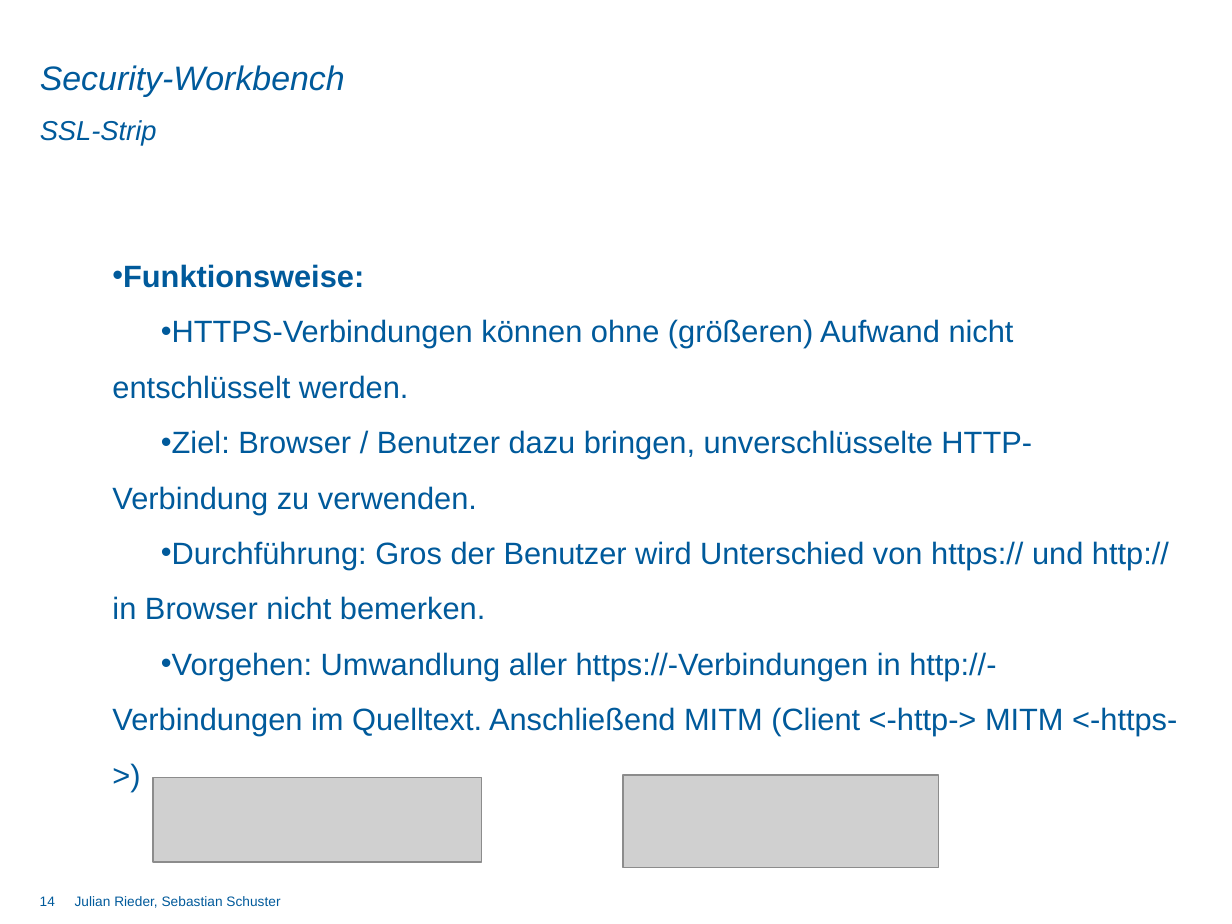
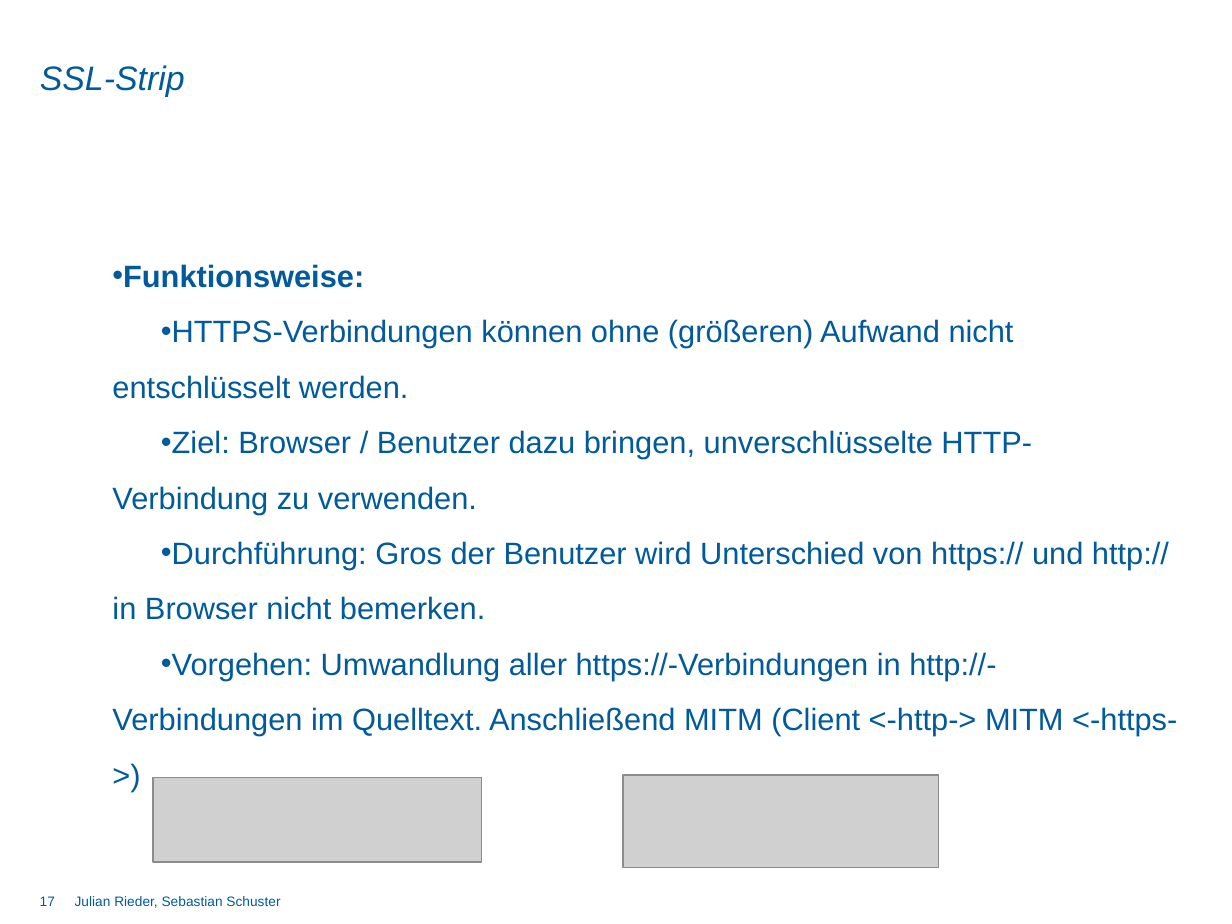
Before and after one commit to DominikSchlecht/masterProjWS15, a slide deck: slide 17 of Praesentation/Abschlusspräsentation/Endpräsentation_kurz.pptx (slide 14 before the commit). Drawn at 1232x924 pixels with LibreOffice and Linux fonts; fonts in the diff are those of the drawing; grey boxes stand for pictures; background and template pictures are left out. Boxes give left, top, right and bottom in pixels: in the first picture for what was removed or moved away, otherwise in the second. Text is boxed around its words. In the diff, an @@ line names an element or a change of style, - is before the commit and + after.

```diff
--- a/Praesentation/Abschlusspräsentation/Endpräsentation_kurz.pptx
+++ b/Praesentation/Abschlusspräsentation/Endpräsentation_kurz.pptx
@@ title at bbox=[40, 65, 185, 97]: text changed @@
-Security-Workbench
+SSL-Strip
@@ subtitle removed at bbox=[40, 120, 157, 146] @@
-SSL-Strip
@@ page number at bbox=[40, 896, 55, 906]: text changed @@
-14
+17
```
Also in this commit, not shown: 13 other slides changed, 5 slides added, 2 slides removed.
